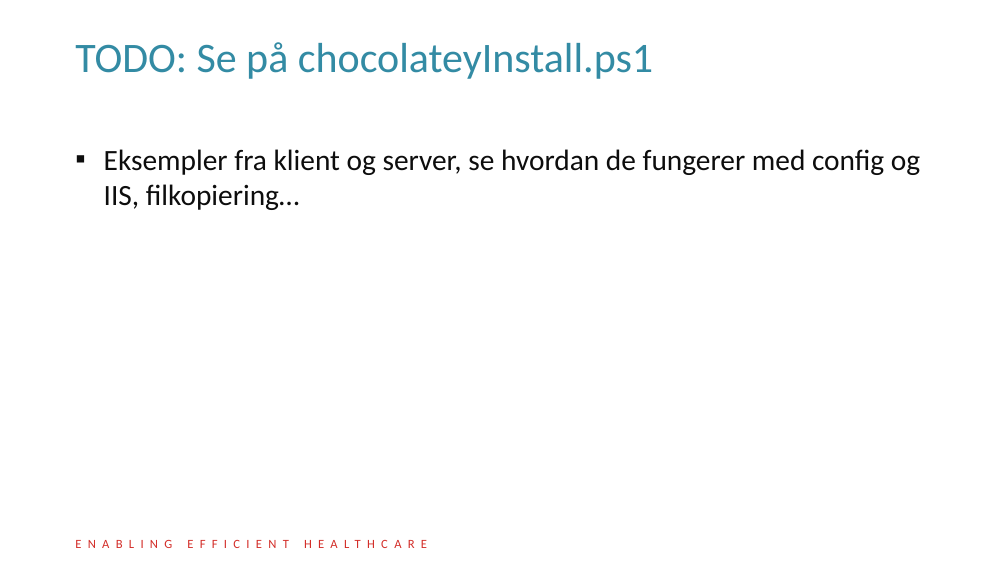
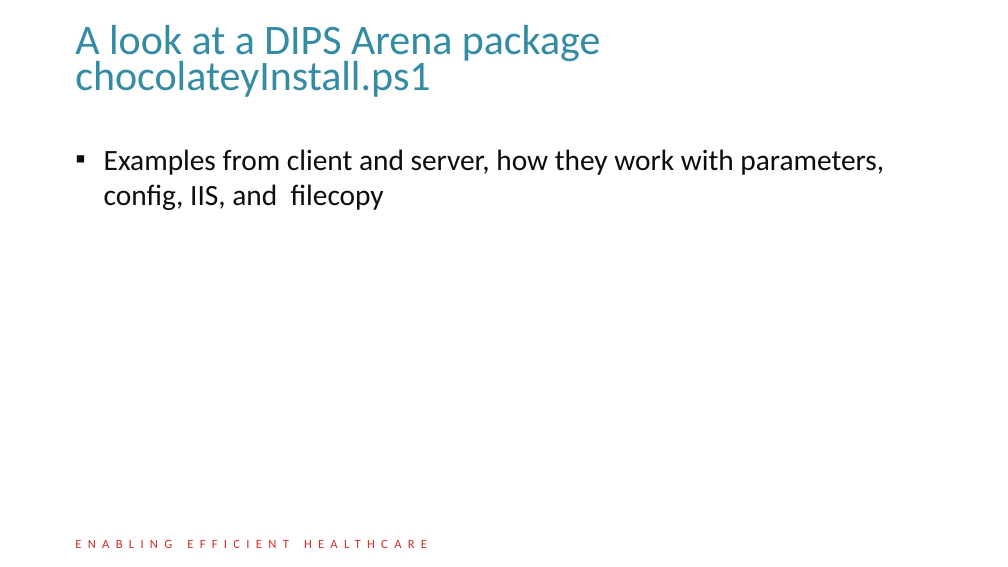
Before and after one commit to DIPSAS/InstallationTech, a slide deck: slide 42 of presentation/InstallationCourse.pptx (slide 44 before the commit). Drawn at 1008x567 pixels with LibreOffice and Linux fonts; fonts in the diff are those of the drawing; background and template pictures are left out. Boxes give left, top, right and bottom in pixels: in the first picture for what was removed or moved away, otherwise in the second. Text is boxed around its words. In the diff, an @@ line names an element or a change of style, - is before the commit and + after.

```diff
--- a/presentation/InstallationCourse.pptx
+++ b/presentation/InstallationCourse.pptx
@@ title at (x1=75, y1=25, x2=601, y2=97): text changed @@
-TODO: Se på chocolateyInstall.ps1
+A look at a DIPS Arena package chocolateyInstall.ps1
@@ text at (x1=104, y1=149, x2=884, y2=210): text changed @@
-▪ Eksempler fra klient og server, se hvordan de fungerer med config og IIS, filkopiering…
+▪ Examples from client and server, how they work with parameters, config, IIS, and filecopy
```
Also in this commit, not shown: 3 other slides changed, 1 slide added, 1 slide removed, 3 other files.
